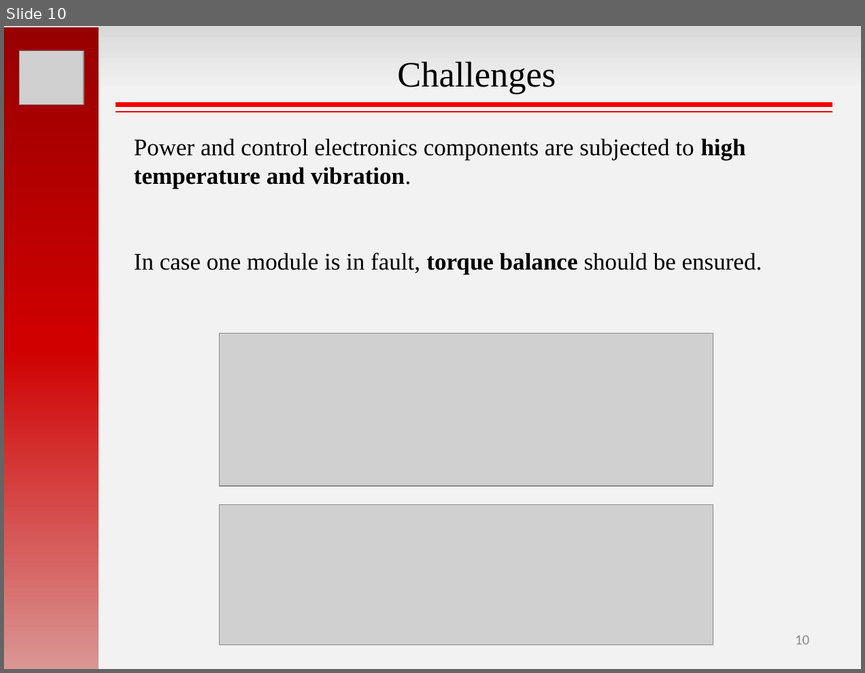
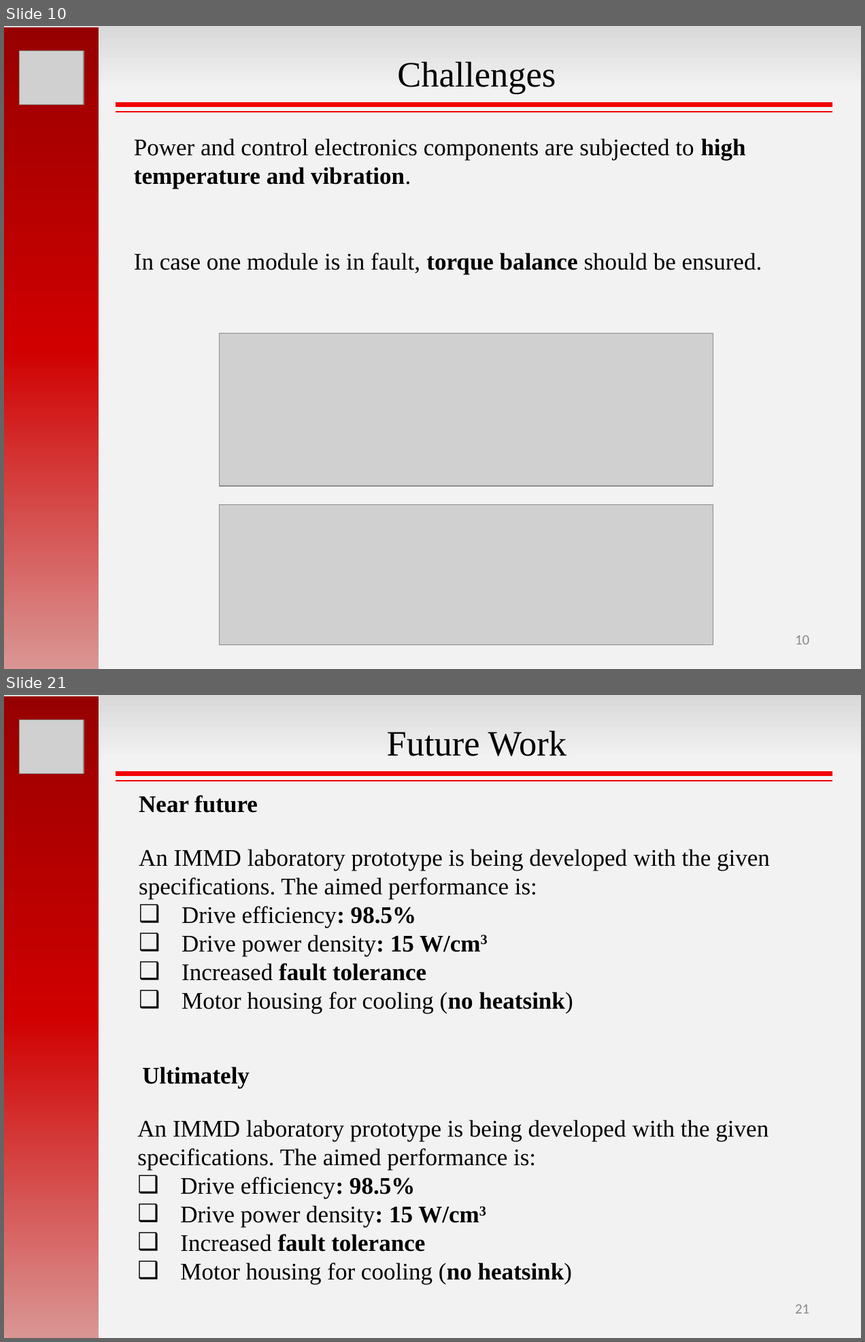
Before and after one commit to hakanpolat/IMMD, a slide deck: GRW2017/sunum/GRW2017_MesutUğur.pptx. Shown one above the other, each under a label of ours: slide 10 before the commit, slides 10 and 21 after it; the slides between them are not shown. The pictures are 865x673 and 865x1342 pixels, drawn with LibreOffice and Linux fonts; fonts in the diff are those of the drawing; grey boxes stand for pictures. Boxes give left, top, right and bottom in pixels: in the first picture for what was removed or moved away, otherwise in the second. Text is boxed around its words. In the diff, an @@ line names an element or a change of style, - is before the commit and + after.

```diff
--- a/GRW2017/sunum/GRW2017_MesutUğur.pptx
+++ b/GRW2017/sunum/GRW2017_MesutUğur.pptx
@@ slide 21 added at bbox=[4, 695, 861, 1338], background gradient #D9D9D9 to #F2F2F2 @@
@@ rectangle added at bbox=[4, 696, 99, 1338], fill gradient #970000 to #D00000 to #D99694 @@
@@ picture added at bbox=[20, 720, 84, 773] @@
@@ text added at bbox=[387, 730, 566, 756], 30 pt, text #000000 @@
+Future Work
@@ line added from (116, 774) to (832, 774), #F20000 4 pt @@
@@ line added from (116, 781) to (832, 781), #F20000 1.5 pt @@
@@ text added at bbox=[139, 795, 258, 813], 20 pt, text #000000, bold @@
+Near future
@@ text added at bbox=[139, 849, 770, 1013], 20 pt, text #000000 @@
+An IMMD laboratory prototype is being developed with the given specifications. The aimed performance is:
+❑ Drive efficiency: 98.5%
+❑ Drive power density: 15 W/cm3
+❑ Increased fault tolerance
+❑ Motor housing for cooling (no heatsink)
@@ text added at bbox=[142, 1066, 249, 1088], 20 pt, text #000000, bold @@
+Ultimately
@@ text added at bbox=[137, 1119, 768, 1285], 20 pt, text #000000 @@
+An IMMD laboratory prototype is being developed with the given specifications. The aimed performance is:
+❑ Drive efficiency: 98.5%
+❑ Drive power density: 15 W/cm3
+❑ Increased fault tolerance
+❑ Motor housing for cooling (no heatsink)
@@ page number added at bbox=[795, 1304, 809, 1313], 12 pt, text #8C8C8C @@
+21
```
Also in this commit, not shown: 3 slides changed, 9 other slides added, 2 slides removed.
